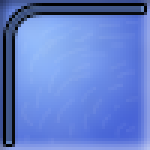
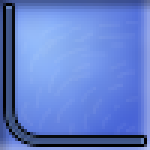
Two versions of the same layered image (150x150). Layer-by-layer changes:
painted on "Form 2" over [left=6, top=6, right=144, bottom=144]
